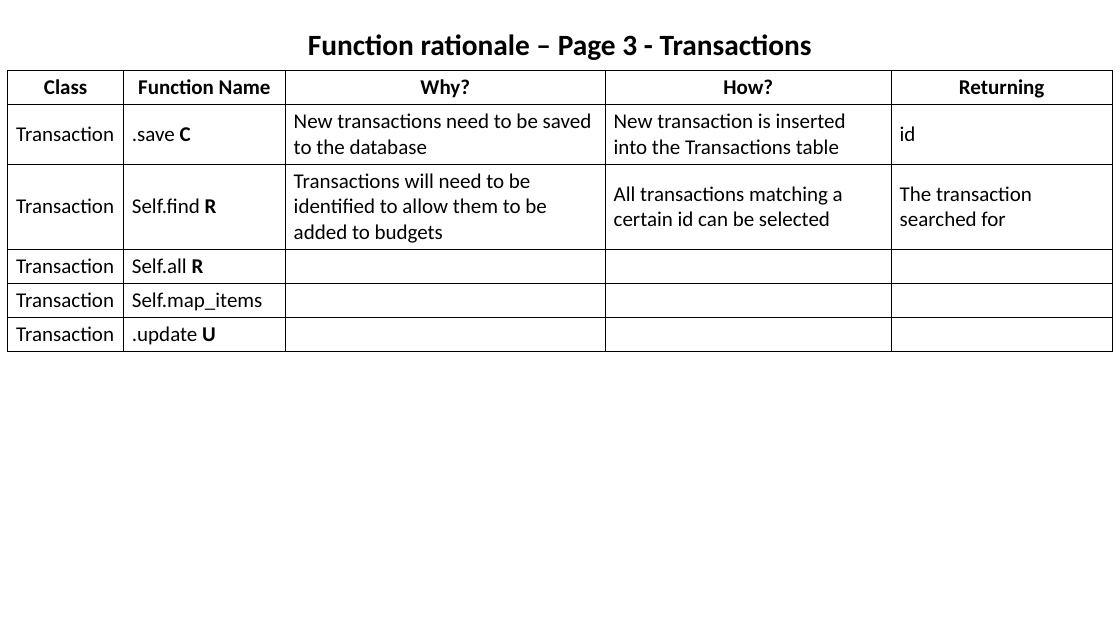
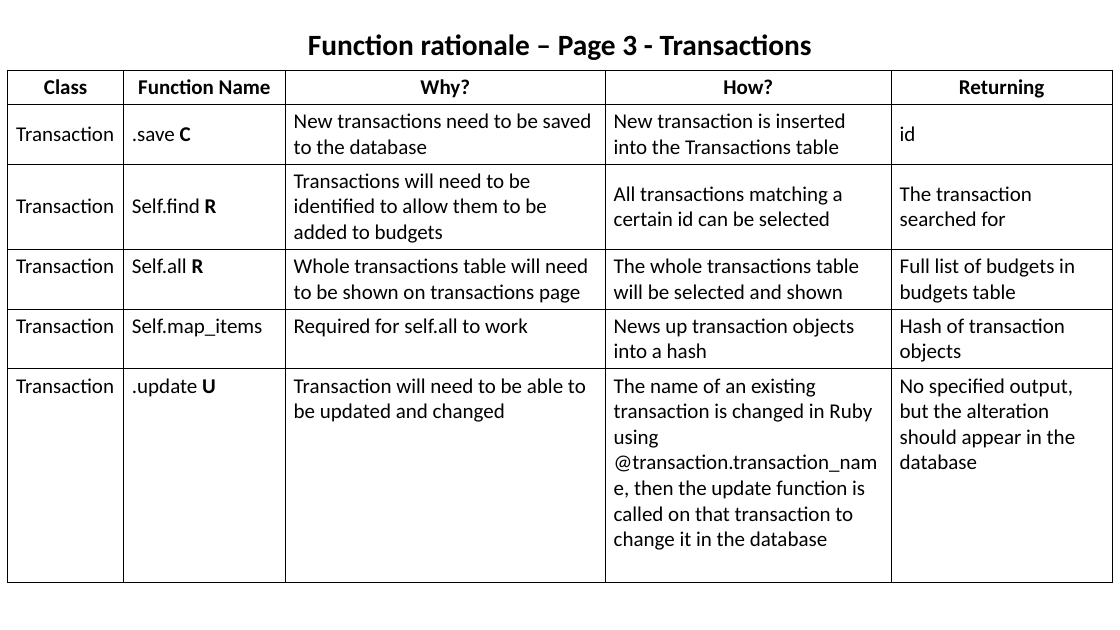
Before and after one commit to catf62/Budgee, a slide deck: slide 15 of Plans_Project_Management/Budget_App_Plan_08Nov2018.pptx. Drawn at 1120x630 pixels with LibreOffice and Linux fonts; fonts in the diff are those of the drawing. Boxes give left, top, right and bottom in pixels: in the first picture for what was removed or moved away, otherwise in the second. Text is boxed around its words. In the diff, an @@ line names an element or a change of style, - is before the commit and + after.

```diff
--- a/Plans_Project_Management/Budget_App_Plan_08Nov2018.pptx
+++ b/Plans_Project_Management/Budget_App_Plan_08Nov2018.pptx
@@ table at <box>8,71,1112,576</box> @@
-row 4: Transaction | Self.all R |  |  | 
+row 4: Transaction | Self.all R | Whole transactions table will need to be shown on transactions page | The whole transactions table will be selected and shown | Full list of budgets in budgets table
-row 5: Transaction | Self.map_items |  |  | 
+row 5: Transaction | Self.map_items | Required for self.all to work | News up transaction objects into a hash | Hash of transaction objects
-row 6: Transaction | .update U |  |  | 
+row 6: Transaction | .update U | Transaction will need to be able to be updated and changed | The name of an existing transaction is changed in Ruby using @transaction.transaction_name, then the update function is called on that transaction to change it in the database | No specified output, but the alteration should appear in the database
```
Also in this commit, not shown: 1 other slide changed.
